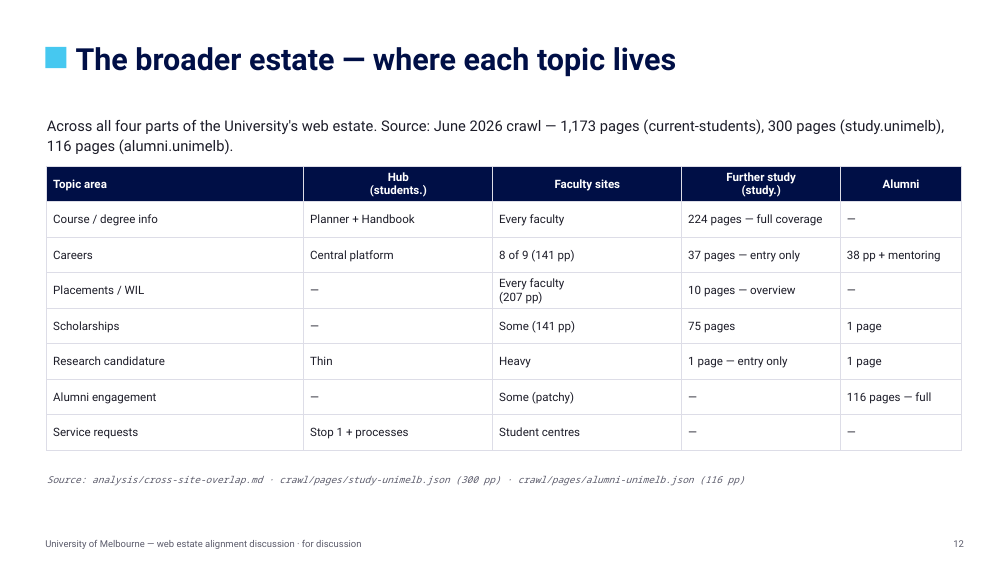
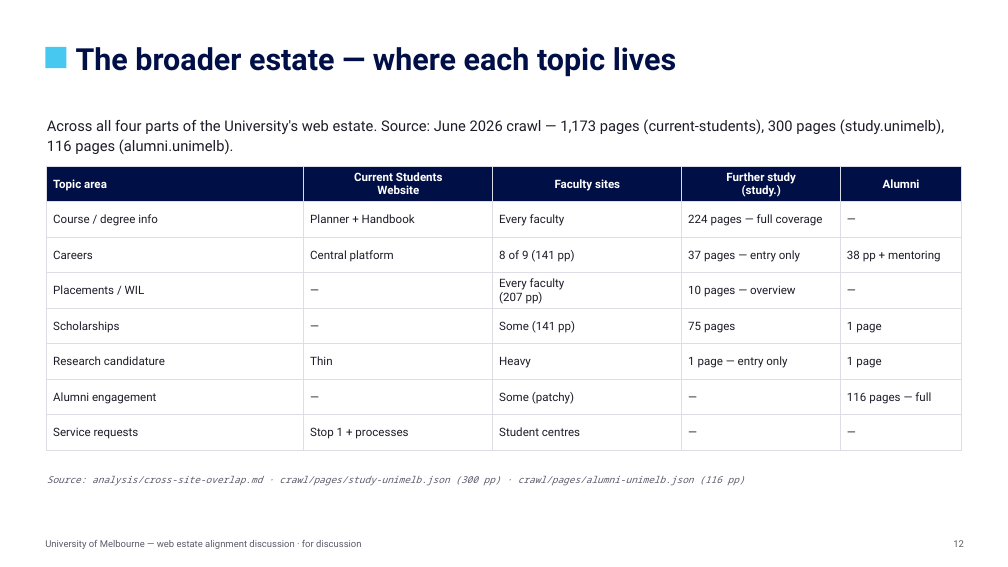
Before and after one commit to Enterprise-Services-Group/unimelb-current-students-ia, a slide deck: slide 12 of discussion-deck/Current-Students-EndToEnd-Discussion.pptx. Drawn at 1008x567 pixels with LibreOffice and Linux fonts; fonts in the diff are those of the drawing. Boxes give left, top, right and bottom in pixels: in the first picture for what was removed or moved away, otherwise in the second. Text is boxed around its words. In the diff, an @@ line names an element or a change of style, - is before the commit and + after.

```diff
--- a/discussion-deck/Current-Students-EndToEnd-Discussion.pptx
+++ b/discussion-deck/Current-Students-EndToEnd-Discussion.pptx
@@ table at bbox=[47, 166, 962, 443] @@
-row 1, column 2: Hub / (students.)
+row 1, column 2: Current Students / Website
```
Also in this commit, not shown: 3 other slides changed, 1 slide added, 1 slide removed, 1 other file.
